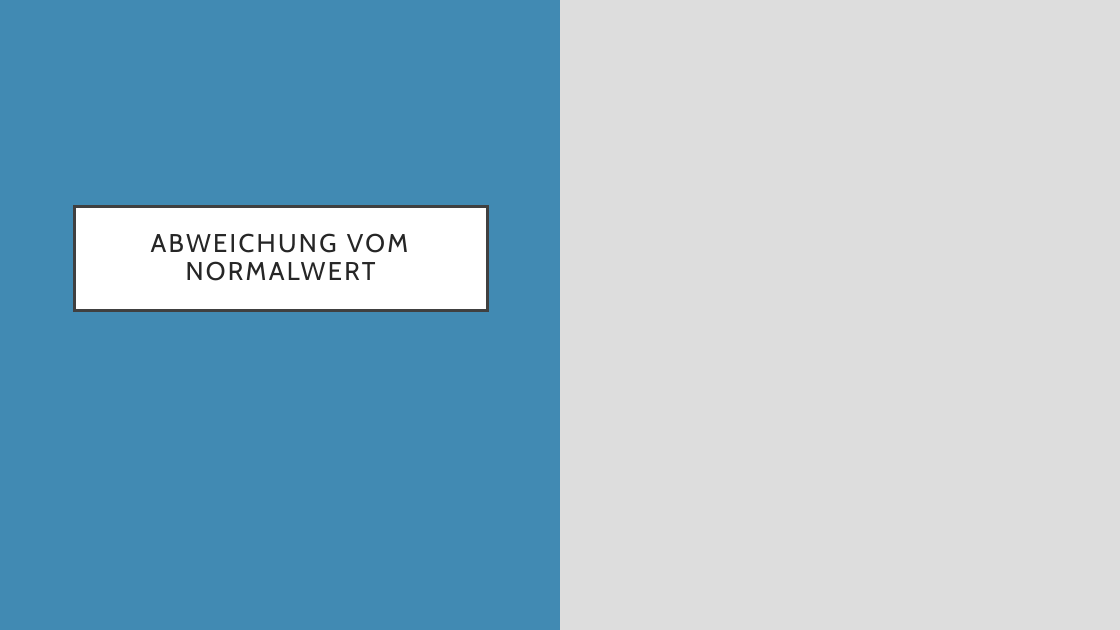
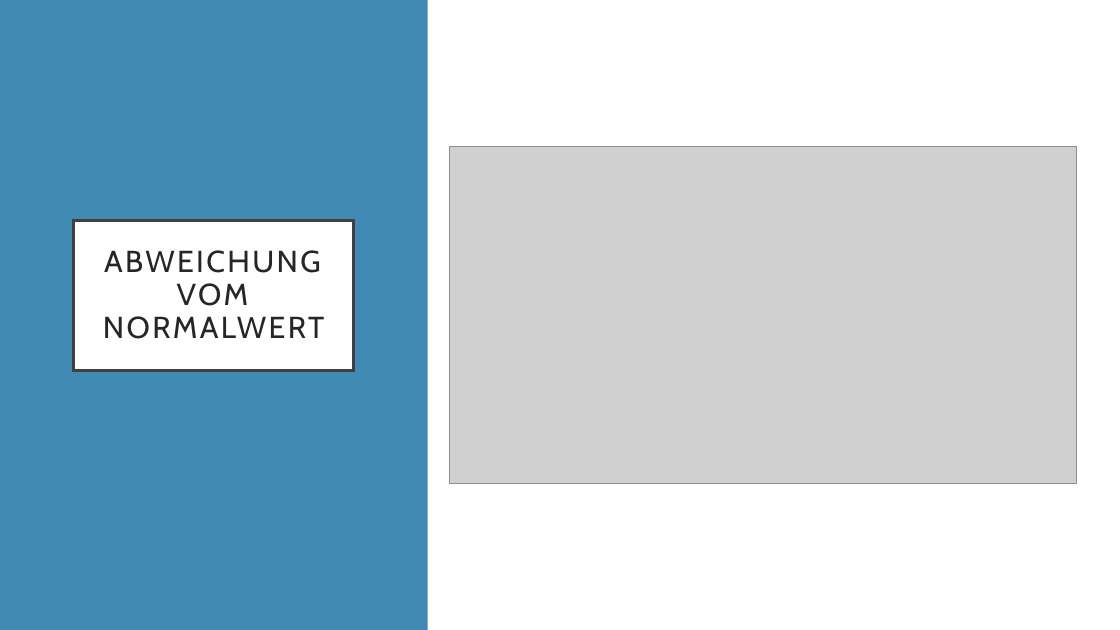
Before and after one commit to leavanh/LVS, a slide deck: slide 7 of Organisatorisches/LVS-IR-Taubenstein.pptx. Drawn at 1120x630 pixels with LibreOffice and Linux fonts; fonts in the diff are those of the drawing; grey boxes stand for pictures. Boxes give left, top, right and bottom in pixels: in the first picture for what was removed or moved away, otherwise in the second. Text is boxed around its words. In the diff, an @@ line names an element or a change of style, - is before the commit and + after.

```diff
--- a/Organisatorisches/LVS-IR-Taubenstein.pptx
+++ b/Organisatorisches/LVS-IR-Taubenstein.pptx
@@ background #DDDDDD to #418AB3 @@
@@ rectangle removed at [0,0,560,630] @@
@@ rectangle added at [428,0,1120,630], fill #FFFFFF @@
@@ picture added at [450,146,1076,484] @@
@@ title "ABWEICHUNG VOM NORMALWERT": place and size @@
-title "ABWEICHUNG VOM NORMALWERT" at [74,206,487,310]
+title "ABWEICHUNG VOM NORMALWERT" at [74,221,354,371]
@@ title "ABWEICHUNG VOM NORMALWERT" at [74,221,354,371]: size 22 to 26 pt @@
```
Also in this commit, not shown: 2 other slides changed, 4 other files.
